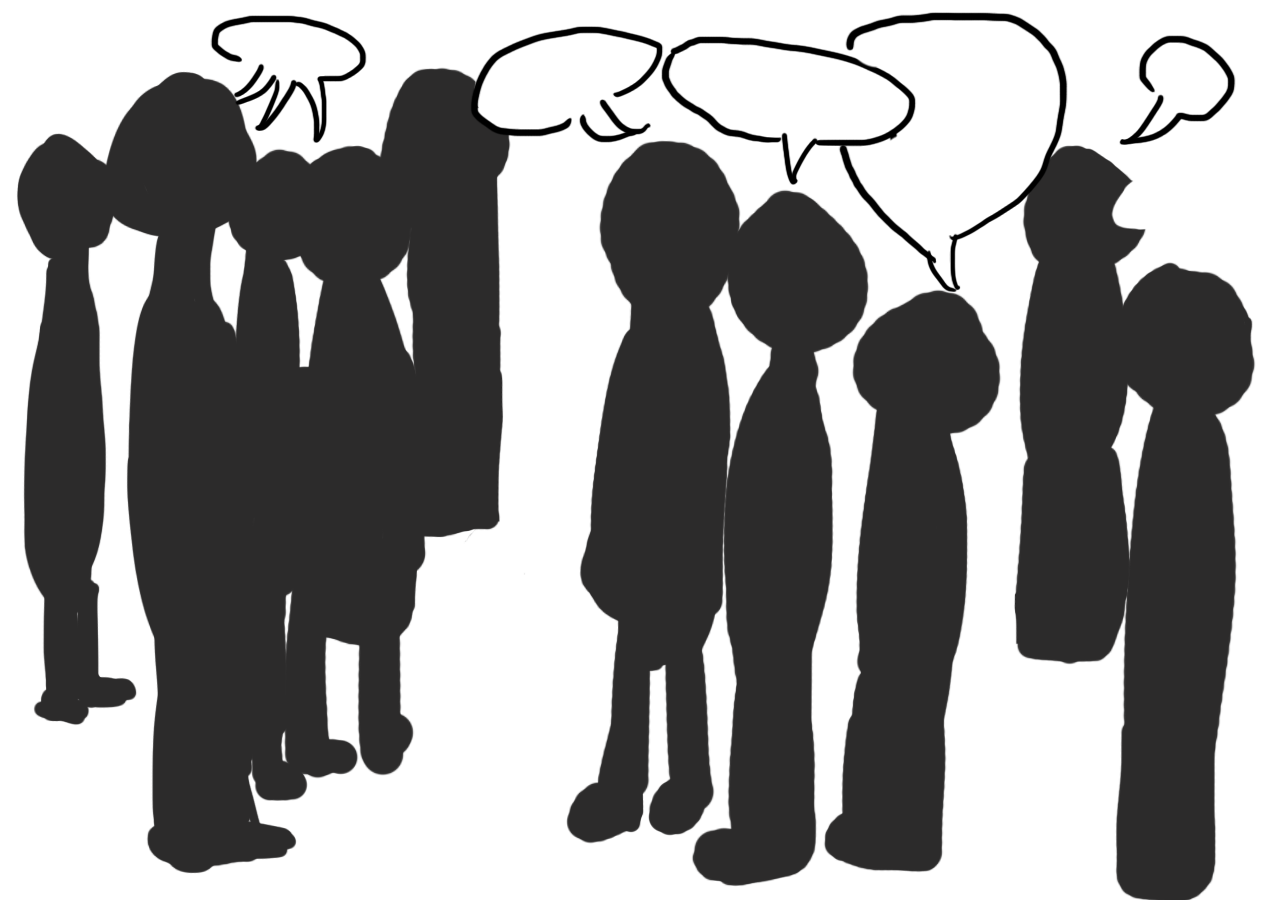
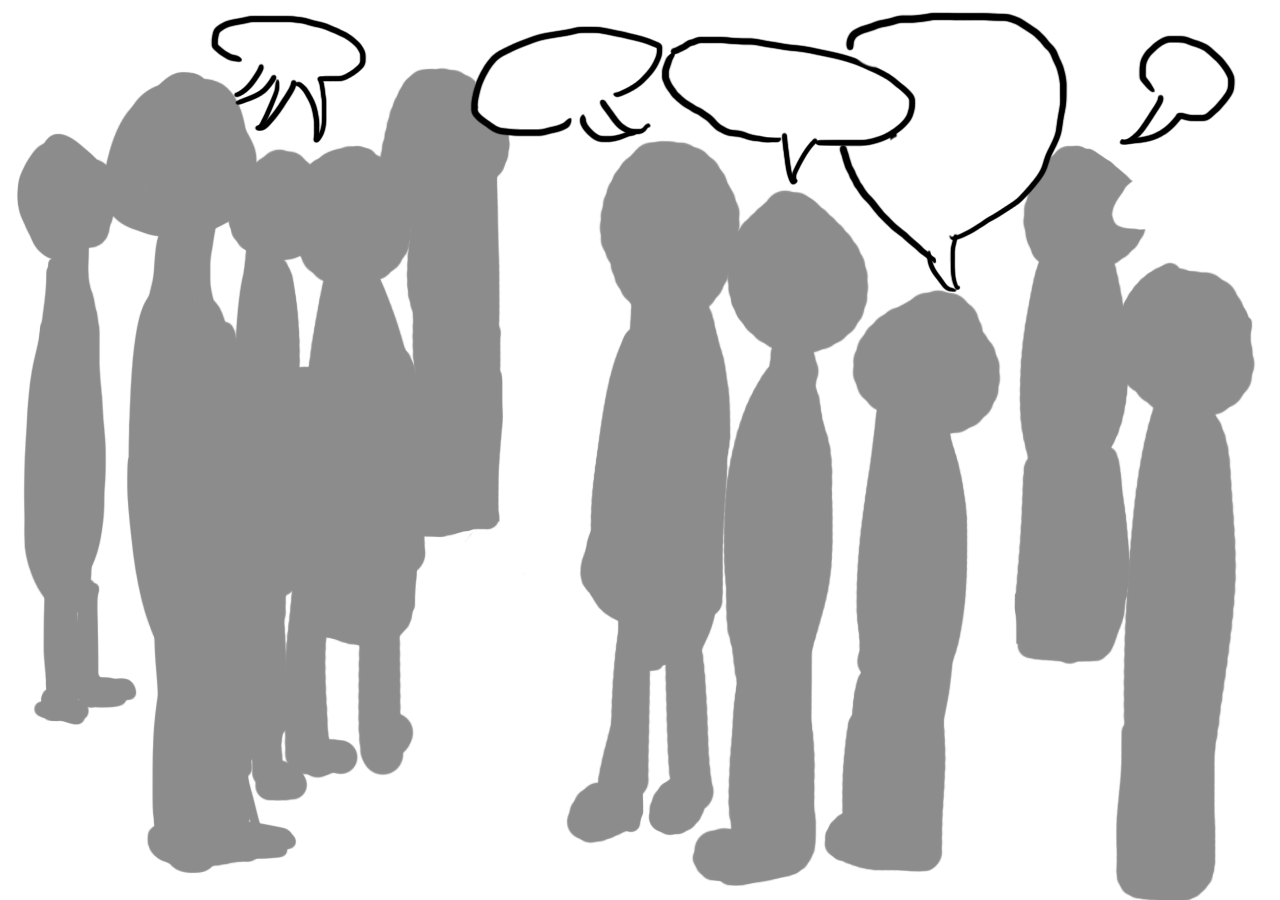
Two versions of the same layered image (1280 x 900). Layer-by-layer changes:
painted on "Color Fill 7" over (16, 67, 1256, 900)
